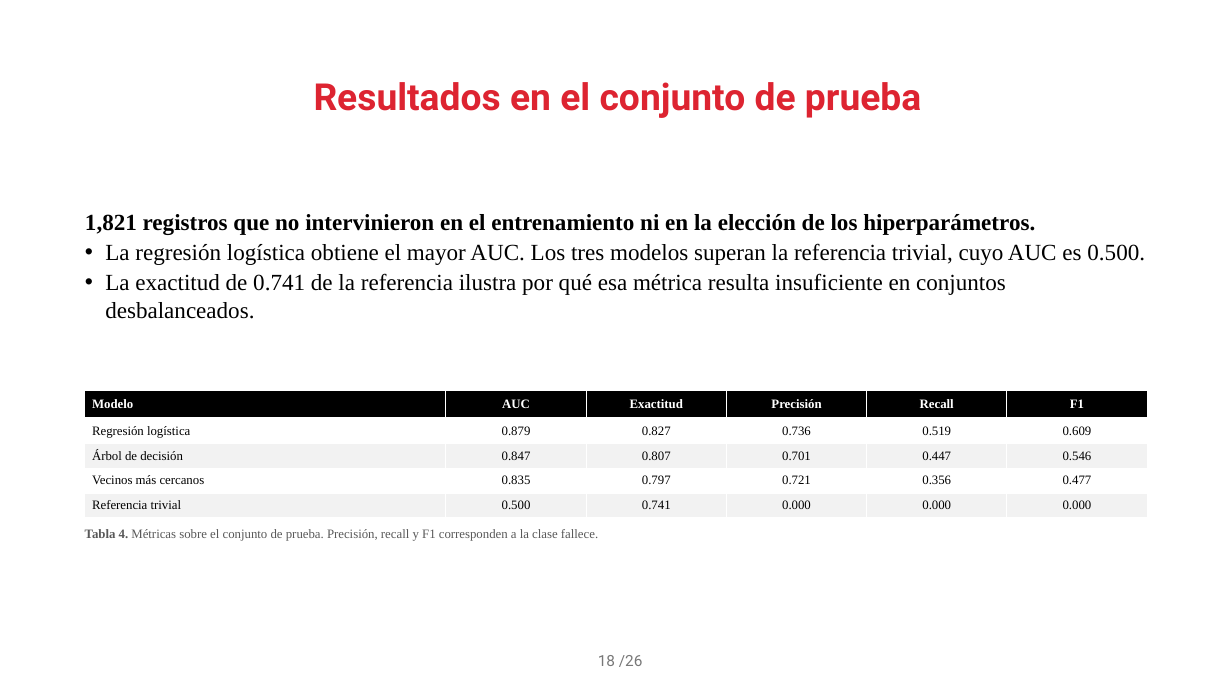
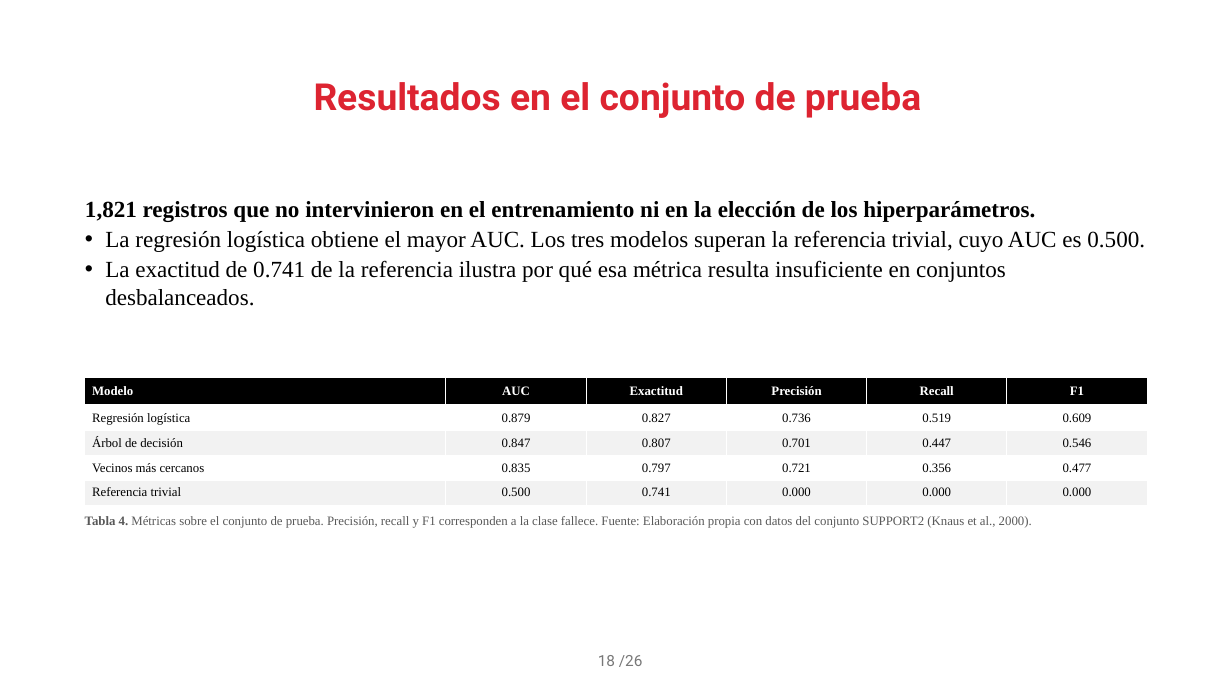
Before and after one commit to JozMdz/Realidad_Virtual, a slide deck: slide 18 of presentacion/proyecto_integrador.pptx. Drawn at 1232x693 pixels with LibreOffice and Linux fonts; fonts in the diff are those of the drawing; background and template pictures are left out. Boxes give left, top, right and bottom in pixels: in the first picture for what was removed or moved away, otherwise in the second. Text is boxed around its words. In the diff, an @@ line names an element or a change of style, - is before the commit and + after.

```diff
--- a/presentacion/proyecto_integrador.pptx
+++ b/presentacion/proyecto_integrador.pptx
@@ text "1,821 registros que no intervinieron ...": place and size @@
-text "1,821 registros que no intervinieron ..." at [85, 214, 1145, 319]
+text "1,821 registros que no intervinieron ..." at [85, 201, 1145, 306]
@@ table: place and size @@
-table at [85, 391, 1149, 518]
+table at [85, 378, 1149, 506]
@@ text at [85, 516, 1032, 528]: text changed @@
-Tabla 4. Métricas sobre el conjunto de prueba. Precisión, recall y F1 corresponden a la clase fallece.
+Tabla 4. Métricas sobre el conjunto de prueba. Precisión, recall y F1 corresponden a la clase fallece. Fuente: Elaboración propia con datos del conjunto SUPPORT2 (Knaus et al., 2000).
```
Also in this commit, not shown: 12 other slides changed, 2 other files.
